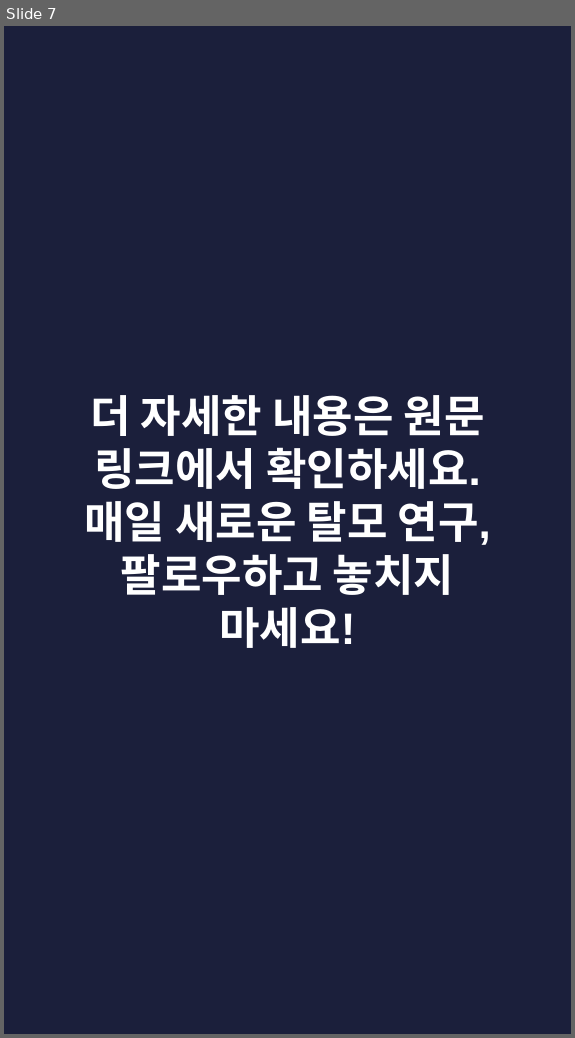
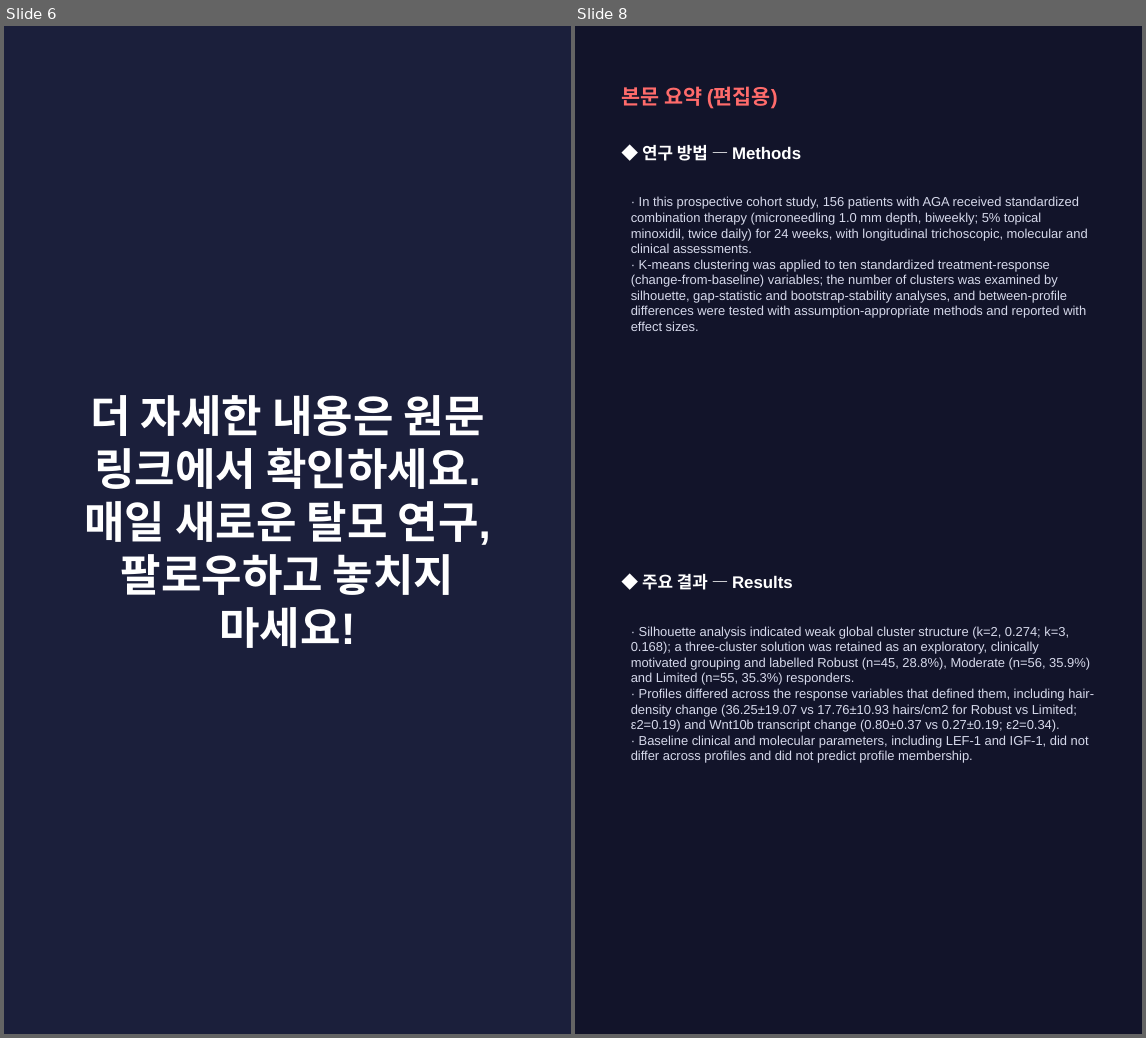
Before and after one commit to hyokang2010-BJ-ANTH/product-builder-test, a slide deck: pwa/data/latest/slides.pptx. Shown side by side, each under a label of ours: slide 7 before the commit, slides 6 and 8 after it; the slides between them are not shown. The pictures are 575x1038 and 1146x1038 pixels, drawn with LibreOffice and Linux fonts; fonts in the diff are those of the drawing. Boxes give left, top, right and bottom in pixels: in the first picture for what was removed or moved away, otherwise in the second. Text is boxed around its words. In the diff, an @@ line names an element or a change of style, - is before the commit and + after.

```diff
--- a/pwa/data/latest/slides.pptx
+++ b/pwa/data/latest/slides.pptx
@@ slide 8 added at [575,26,1142,1034], background #12142A @@
@@ text added at [621,86,778,109], 16 pt, text #FF6B6B, bold @@
+본문 요약 (편집용)
@@ text added at [642,145,801,161], 13 pt, text #FFFFFF, bold @@
+◆ 연구 방법 — Methods
@@ text added at [631,196,1088,331], 10 pt, text #D5D8EA @@
+· In this prospective cohort study, 156 patients with AGA received standardized combination therapy (microneedling 1.0 mm depth, biweekly; 5% topical minoxidil, twice daily) for 24 weeks, with longitudinal trichoscopic, molecular and clinical assessments.
+· K-means clustering was applied to ten standardized treatment-response (change-from-baseline) variables; the number of clusters was examined by silhouette, gap-statistic and bootstrap-stability analyses, and between-profile differences were tested with assumption-appropriate methods and reported with effect sizes.
@@ text added at [642,574,793,590], 13 pt, text #FFFFFF, bold @@
+◆ 주요 결과 — Results
@@ text added at [631,626,1094,763], 10 pt, text #D5D8EA @@
+· Silhouette analysis indicated weak global cluster structure (k=2, 0.274; k=3, 0.168); a three-cluster solution was retained as an exploratory, clinically motivated grouping and labelled Robust (n=45, 28.8%), Moderate (n=56, 35.9%) and Limited (n=55, 35.3%) responders.
+· Profiles differed across the response variables that defined them, including hair-density change (36.25±19.07 vs 17.76±10.93 hairs/cm2 for Robust vs Limited; ε2=0.19) and Wnt10b transcript change (0.80±0.37 vs 0.27±0.19; ε2=0.34).
+· Baseline clinical and molecular parameters, including LEF-1 and IGF-1, did not differ across profiles and did not predict profile membership.
@@ what was slide 7 is now slide 6 @@
```
Also in this commit, not shown: 3 slides changed, 4 other slides added, 7 slides removed, 27 other files.
